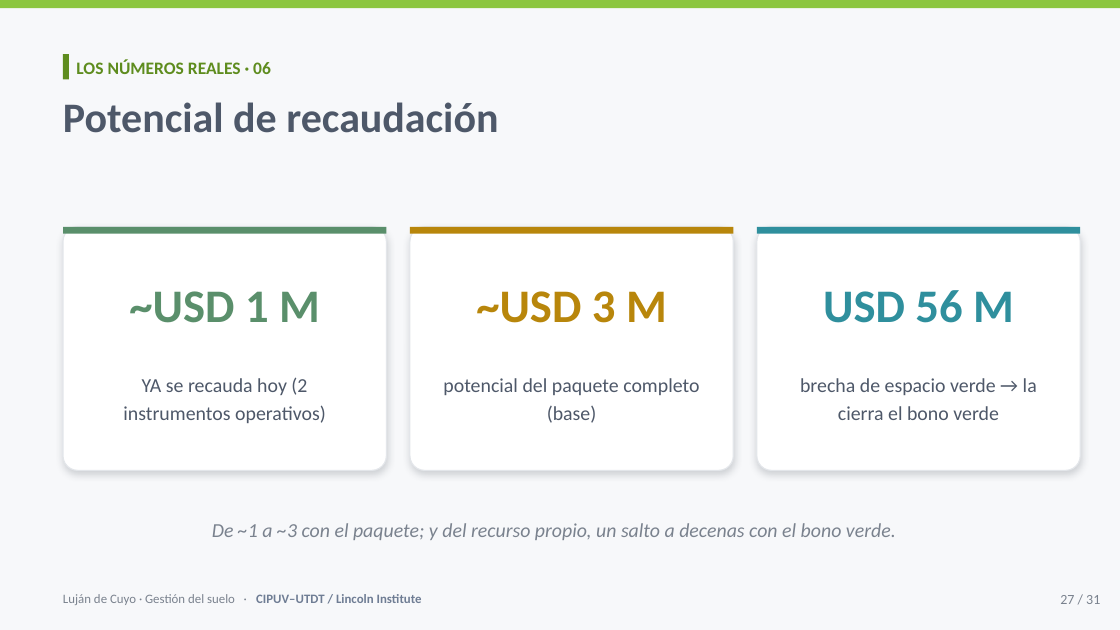
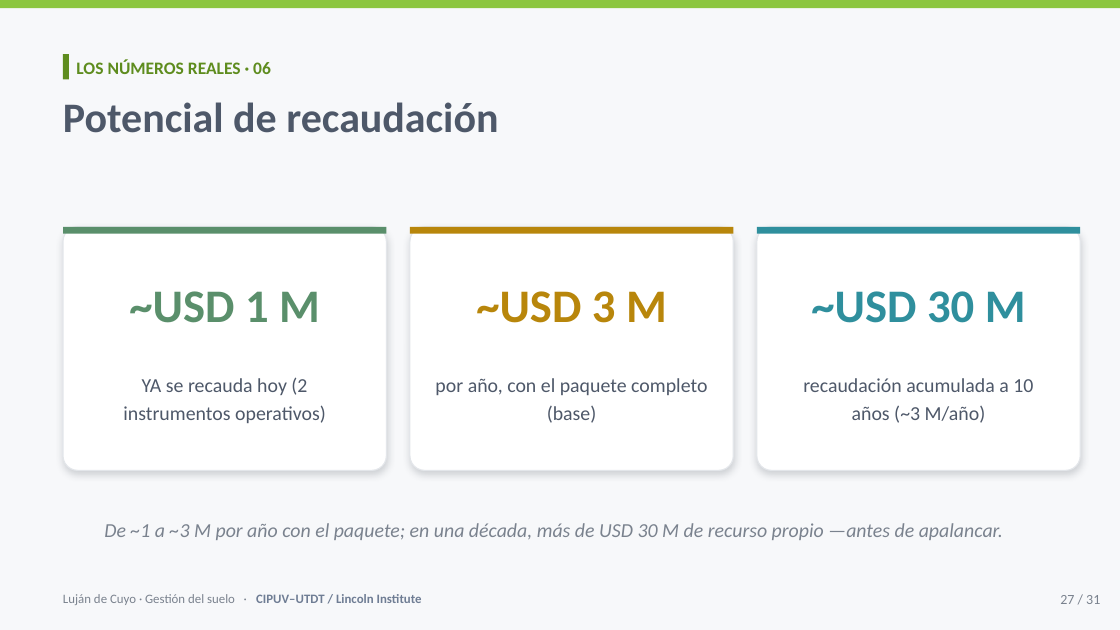
Before and after one commit to cgoytia-droid/cgoytia-droid.github.io, a slide deck: slide 27 of presentations/lujan-de-cuyo-gestion-suelo.pptx. Drawn at 1120x630 pixels with LibreOffice and Linux fonts; fonts in the diff are those of the drawing. Boxes give left, top, right and bottom in pixels: in the first picture for what was removed or moved away, otherwise in the second. Text is boxed around its words. In the diff, an @@ line names an element or a change of style, - is before the commit and + after.

```diff
--- a/presentations/lujan-de-cuyo-gestion-suelo.pptx
+++ b/presentations/lujan-de-cuyo-gestion-suelo.pptx
@@ text at (811, 291, 1026, 323): text changed @@
-USD 56 M
+~USD 30 M
@@ text at (435, 378, 707, 423): text changed @@
-potencial del paquete completo (base)
+por año, con el paquete completo (base)
@@ text at (803, 378, 1033, 423): text changed @@
-brecha de espacio verde → la cierra el bono verde
+recaudación acumulada a 10 años (~3 M/año)
@@ text at (104, 523, 1003, 540): text changed @@
-De ~1 a ~3 con el paquete; y del recurso propio, un salto a decenas con el bono verde.
+De ~1 a ~3 M por año con el paquete; en una década, más de USD 30 M de recurso propio —antes de apalancar.
```
Also in this commit, not shown: 2 other files.
